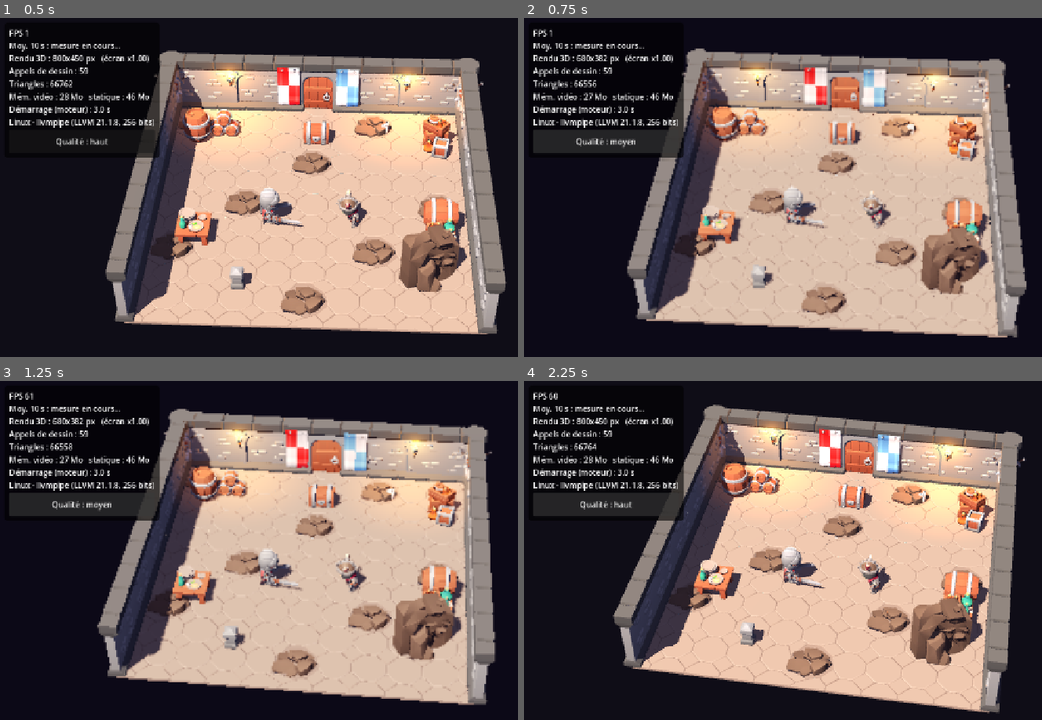
Above: before the commit, frames 1-4 (two rows, left to right).
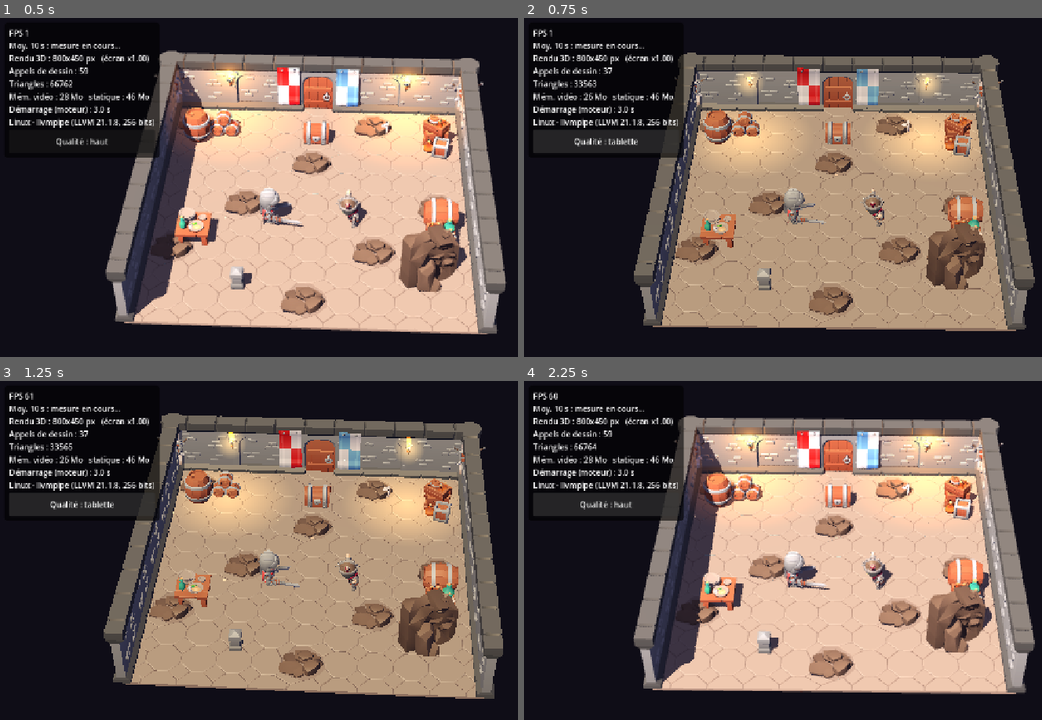
Above: after the commit, the same moments.

Repository: ebrangerieau/Aldoria
Game: Godot game, scene res://scenes/calibration/calibration.tscn
Two runs of this game, one before a commit and one after it. Both use one fixed random seed, a clock stepped at 60 frames per second and the inputs below.
Inputs:
- Up to frame 1 (0.5 s): no input
- Up to frame 2 (0.75 s): click "Qualité : haut" at 0.5 s
- Up to frame 3 (1.25 s): no input
- Up to frame 4 (2.25 s): click "Qualité : moyen" (after the commit: "Qualité : tablette") at 1.25 s; click "Qualité : bas" at 2 s

Frame 1 is identical in both runs. In frame 2, 53% of the frame differs, in the area x 9-99%, y 9-95%; in frame 3, 53%; in frame 4, 32%.

Commit message:
Profil tablette retenu et clôture de la phase 0
Mesures tablette (Android 10, Chrome 138) : seul le réglage « fausses lumières
+ éclairage par sommet, sans ombres » tient 30 fps à pleine résolution.

- Quality : profils haut / tablette / bas ; tablette par défaut sur mobile ;
  résolution 3D dynamique (jusqu'à 65 % sous 27 fps) ; options d'URL mises en cache
- MobileLighting : fausses lumières et éclairage par sommet réutilisables
- Scène d'étalonnage : lit Quality.settings() et se reconstruit si besoin
- Tests GUT : MobileLighting et Quality
- Docs : mesures et décision (perf-log), conventions (CLAUDE.md), phase 0 terminée

Co-Authored-By: Claude Opus 5.5 <noreply@anthropic.com>

Diff:
--- a/game/autoload/quality.gd
+++ b/game/autoload/quality.gd
@@ -1,53 +1,106 @@
 extends Node
-## Profils de qualité graphique (IMPLEMENTATION_PLAN §1.2 : profil « tablette »).
-## Les scènes écoutent `changed` pour régler ombres, particules, etc.
-## Sur le web, `?quality=haut|moyen|bas` dans l'URL force un profil.
+## Profils de qualité graphique, calés sur les mesures tablette du 2026-10-10
+## (docs/perf-log.md) : sur la tablette (Android 10, Chrome 138), seules les
+## fausses lumières + l'éclairage par sommet tiennent 30 fps à pleine résolution.
+##
+## Sur le web, `?quality=haut|tablette|bas` force un profil. Options de diagnostic :
+## `?scale=0.5`, `?shadows=0`, `?particles=0`, `?lights=fake|real|0`, `?vertex=0|1`.
+##
+## Les réglages « structurels » (lumières, éclairage par sommet) se lisent à la
+## construction d'une scène : après un changement, la scène doit être rechargée
+## (voir `needs_rebuild`).
 
 signal changed(profile: StringName)
 
 const PROFILES := {
+	# PC familial : vraies lumières, ombres, éclairage par pixel.
 	&"haut": {
 		"scale_3d": 1.0,
 		"msaa": Viewport.MSAA_2X,
 		"shadows": true,
 		"shadow_size": 2048,
 		"particle_ratio": 1.0,
+		"lights": "real",
+		"vertex_shading": false,
+		"min_dynamic_scale": 1.0,
 	},
-	&"moyen": {
-		"scale_3d": 0.85,
+	# Tablette : réglage « D » des mesures (30 fps, pleine résolution).
+	# La résolution 3D baisse seule jusqu'à 65 % si une scène fait chuter les fps.
+	&"tablette": {
+		"scale_3d": 1.0,
 		"msaa": Viewport.MSAA_DISABLED,
-		"shadows": true,
-		"shadow_size": 1024,
+		"shadows": false,
+		"shadow_size": 512,
 		"particle_ratio": 0.6,
+		"lights": "fake",
+		"vertex_shading": true,
+		"min_dynamic_scale": 0.65,
 	},
+	# Secours pour un appareil plus faible.
 	&"bas": {
-		"scale_3d": 0.75,
+		"scale_3d": 0.65,
 		"msaa": Viewport.MSAA_DISABLED,
 		"shadows": false,
 		"shadow_size": 512,
 		"particle_ratio": 0.3,
+		"lights": "fake",
+		"vertex_shading": true,
+		"min_dynamic_scale": 0.5,
 	},
 }
-const ORDER: Array[StringName] = [&"haut", &"moyen", &"bas"]
+const ORDER: Array[StringName] = [&"haut", &"tablette", &"bas"]
+const STRUCTURAL_KEYS: Array[String] = ["lights", "vertex_shading"]
+
+# Résolution dynamique : sous ce seuil (moyenne sur la fenêtre), on baisse d'un palier.
+const DYNAMIC_FPS_FLOOR := 27.0
+const DYNAMIC_WINDOW_S := 3.0
+const DYNAMIC_STEP := 0.15
 
 var current: StringName = &"haut"
+var _dynamic_scale := 1.0
+var _window_time := 0.0
+var _window_frames := 0
+var _options: Dictionary = {}
 
 
 func _ready() -> void:
 	apply(_initial_profile())
 
 
-## Réglages du profil courant, après les surcharges de diagnostic de l'URL
-## (`?scale=0.5`, `?shadows=0`, `?particles=0`).
+func _process(delta: float) -> void:
+	var p := settings()
+	if p.min_dynamic_scale >= p.scale_3d or _dynamic_scale <= p.min_dynamic_scale:
+		return
+	_window_time += delta
+	_window_frames += 1
+	if _window_time < DYNAMIC_WINDOW_S:
+		return
+	var fps := _window_frames / _window_time
+	_window_time = 0.0
+	_window_frames = 0
+	if fps < DYNAMIC_FPS_FLOOR:
+		_dynamic_scale = maxf(p.min_dynamic_scale, _dynamic_scale - DYNAMIC_STEP)
+		get_viewport().scaling_3d_scale = p.scale_3d * _dynamic_scale
+		print("[Aldoria/quality] %.1f fps : résolution 3D abaissée à %d %%" % [fps, roundi(p.scale_3d * _dynamic_scale * 100)])
+
+
+## Réglages du profil courant, après les surcharges de diagnostic de l'URL.
 func settings() -> Dictionary:
 	var p: Dictionary = PROFILES[current].duplicate()
 	var scale := option("scale")
 	if scale.is_valid_float():
 		p.scale_3d = clampf(scale.to_float(), 0.25, 1.0)
+		p.min_dynamic_scale = p.scale_3d # échelle imposée : pas d'ajustement auto
 	if option("shadows") == "0":
 		p.shadows = false
 	if option("particles") == "0":
 		p.particle_ratio = 0.0
+	var lights := option("lights")
+	if lights in ["real", "fake", "0"]:
+		p.lights = lights
+	var vertex := option("vertex")
+	if vertex in ["0", "1"]:
+		p.vertex_shading = vertex == "1"
 	return p
 
 
@@ -56,12 +109,23 @@
 		push_warning("Profil de qualité inconnu : %s" % profile)
 		return
 	current = profile
+	_dynamic_scale = 1.0
 	var p := settings()
 	var vp := get_viewport()
 	vp.scaling_3d_scale = p.scale_3d
 	vp.msaa_3d = p.msaa
 	RenderingServer.directional_shadow_atlas_set_size(p.shadow_size, true)
 	changed.emit(profile)
+
+
+## Vrai si une scène construite avec `built` doit être reconstruite pour refléter
+## les réglages actuels (lumières, éclairage par sommet).
+func needs_rebuild(built: Dictionary) -> bool:
+	var p := settings()
+	for key in STRUCTURAL_KEYS:
+		if built.get(key) != p[key]:
+			return true
+	return false
 
 
 func cycle() -> void:
@@ -74,25 +138,34 @@
 
 ## Option de test : `?nom=valeur` dans l'URL sur le web, `-- --nom=valeur` sur PC.
 func option(name: String, default := "") -> String:
+	if _options.is_empty():
+		_options = _read_options()
+	return _options.get(name, default)
+
+
+## Lu une seule fois : sur le web, chaque accès à `location` traverse le pont JavaScript.
+func _read_options() -> Dictionary:
+	var result := {"_read": "1"} # garantit un cache non vide
 	if OS.has_feature("web"):
 		# get_interface plutôt que eval : compatible avec la CSP stricte (TRD §8).
 		var search := str(JavaScriptBridge.get_interface("location").search)
 		for pair in search.trim_prefix("?").split("&", false):
 			var kv := pair.split("=", true, 1)
-			if kv[0].uri_decode() == name:
-				return kv[1].uri_decode() if kv.size() > 1 else "1"
-		return default
-	var prefix := "--%s=" % name
+			result[kv[0].uri_decode()] = kv[1].uri_decode() if kv.size() > 1 else "1"
+		return result
 	for arg in OS.get_cmdline_user_args():
-		if arg.begins_with(prefix):
-			return arg.trim_prefix(prefix)
-	return default
+		if arg.begins_with("--") and "=" in arg:
+			var kv := arg.trim_prefix("--").split("=", true, 1)
+			result[kv[0]] = kv[1]
+	return result
 
 
 func _initial_profile() -> StringName:
 	var forced := StringName(option("quality"))
+	if forced == &"moyen": # ancien nom, conservé pour les liens déjà notés
+		forced = &"tablette"
 	if PROFILES.has(forced):
 		return forced
 	if is_mobile_web() or OS.has_feature("mobile"):
-		return &"moyen"
+		return &"tablette"
 	return &"haut"
--- /dev/null
+++ b/game/core/rendering/mobile_lighting.gd
@@ -0,0 +1,73 @@
+class_name MobileLighting
+extends RefCounted
+## Éclairage économique pour la tablette (docs/perf-log.md, 2026-10-10).
+## Avec le renderer Compatibility, chaque OmniLight3D redessine tous les objets
+## qu'elle touche : sur la tablette, 2 torches coûtaient 19 -> 28 fps.
+## On les remplace par de fausses lumières, et on éclaire par sommet.
+
+
+## Passe en éclairage par sommet tous les matériaux sous `root`
+## (les matériaux sont dupliqués : la ressource importée n'est pas modifiée).
+static func apply_vertex_shading(root: Node) -> void:
+	for node in root.find_children("*", "MeshInstance3D", true, false):
+		var instance := node as MeshInstance3D
+		if instance.material_override is BaseMaterial3D:
+			var override_mat := (instance.material_override as BaseMaterial3D).duplicate() as BaseMaterial3D
+			override_mat.shading_mode = BaseMaterial3D.SHADING_MODE_PER_VERTEX
+			instance.material_override = override_mat
+			continue
+		for surface in instance.mesh.get_surface_count():
+			var source := instance.get_active_material(surface) as BaseMaterial3D
+			if source == null:
+				continue
+			var mat := source.duplicate() as BaseMaterial3D
+			mat.shading_mode = BaseMaterial3D.SHADING_MODE_PER_VERTEX
+			instance.set_surface_override_material(surface, mat)
+
+
+## Fausse lumière : halo additif face caméra autour de la source et flaque de
+## lumière au sol devant elle. Aucune passe de rendu supplémentaire.
+## À placer à la position de la source ; `height` = hauteur de la source au-dessus
+## du sol, `pool_offset` = décalage horizontal de la flaque (vers l'intérieur de la salle).
+static func make_fake_light(color: Color, height: float, pool_offset := Vector2(0, 2.5),
+		halo_size := 2.2, pool_size := 9.0) -> Node3D:
+	var root := Node3D.new()
+	root.name = "FakeLight"
+
+	var halo := MeshInstance3D.new()
+	halo.mesh = _glow_quad(halo_size, Color(color, 0.55), true)
+	halo.cast_shadow = GeometryInstance3D.SHADOW_CASTING_SETTING_OFF
+	root.add_child(halo)
+
+	var pool := MeshInstance3D.new()
+	pool.mesh = _glow_quad(pool_size, Color(color, 0.35), false)
+	pool.rotation_degrees.x = -90.0
+	pool.position = Vector3(pool_offset.x, -height + 0.06, pool_offset.y)
+	pool.cast_shadow = GeometryInstance3D.SHADOW_CASTING_SETTING_OFF
+	root.add_child(pool)
+	return root
+
+
+static func _glow_quad(size: float, color: Color, billboard: bool) -> QuadMesh:
+	var gradient := Gradient.new()
+	gradient.set_color(0, Color(1, 1, 1, 1))
+	gradient.set_color(1, Color(1, 1, 1, 0))
+	var texture := GradientTexture2D.new()
+	texture.gradient = gradient
+	texture.fill = GradientTexture2D.FILL_RADIAL
+	texture.fill_from = Vector2(0.5, 0.5)
+	texture.fill_to = Vector2(0.5, 0.0)
+	texture.width = 64
+	texture.height = 64
+	var mat := StandardMaterial3D.new()
+	mat.shading_mode = BaseMaterial3D.SHADING_MODE_UNSHADED
+	mat.transparency = BaseMaterial3D.TRANSPARENCY_ALPHA
+	mat.blend_mode = BaseMaterial3D.BLEND_MODE_ADD
+	mat.albedo_texture = texture
+	mat.albedo_color = color
+	if billboard:
+		mat.billboard_mode = BaseMaterial3D.BILLBOARD_ENABLED
+	var quad := QuadMesh.new()
+	quad.size = Vector2(size, size)
+	quad.material = mat
+	return quad
--- a/game/scenes/calibration/calibration.gd
+++ b/game/scenes/calibration/calibration.gd
@@ -28,13 +28,15 @@
 var _time := 0.0
 var _hero_anim: AnimationPlayer
 var _enemy_anim: AnimationPlayer
+var _built: Dictionary # réglages structurels utilisés pour construire la scène
 
 
 func _ready() -> void:
+	_built = Quality.settings()
 	_shared_material = StandardMaterial3D.new()
 	_shared_material.albedo_texture = load("res://assets/kaykit/dungeon/dungeon_texture.png")
 	_shared_material.roughness = 0.8
-	if _vertex_shading():
+	if _built.vertex_shading:
 		_shared_material.shading_mode = BaseMaterial3D.SHADING_MODE_PER_VERTEX
 
 	_static_root = Node3D.new()
@@ -131,14 +133,16 @@
 	hero.position = Vector3(-2.6, 0, 1.5)
 	hero.rotation_degrees.y = 90.0
 	add_child(hero)
-	_apply_vertex_shading(hero)
+	if _built.vertex_shading:
+		MobileLighting.apply_vertex_shading(hero)
 	_hero_anim = _setup_animation(hero, "Idle")
 
 	var enemy := _instance(CHARACTERS % "Skeleton_Warrior")
 	enemy.position = Vector3(2.6, 0, 1.5)
 	enemy.rotation_degrees.y = -90.0
 	add_child(enemy)
-	_apply_vertex_shading(enemy)
+	if _built.vertex_shading:
+		MobileLighting.apply_vertex_shading(enemy)
 	_enemy_anim = _setup_animation(enemy, "Idle_Combat")
 
 	# Échange de coups toutes les 4 s : représentatif d'un combat (animations + particules).
@@ -200,81 +204,19 @@
 
 
 func _exchange_blows() -> void:
-	if _hero_anim == null:
-		return
 	if _hero_anim and _hero_anim.has_animation("1H_Melee_Attack_Chop"):
 		_hero_anim.play("1H_Melee_Attack_Chop")
 	if _enemy_anim and _enemy_anim.has_animation("Hit_A"):
 		get_tree().create_timer(0.35).timeout.connect(func() -> void: _enemy_anim.play("Hit_A"))
 
 
-## Éclairage par sommet (?vertex=1) : bien moins coûteux en pixels, adapté au low-poly.
-func _vertex_shading() -> bool:
-	return Quality.option("vertex") == "1"
-
-
-func _apply_vertex_shading(root: Node) -> void:
-	if not _vertex_shading():
-		return
-	for node in root.find_children("*", "MeshInstance3D", true, false):
-		var instance := node as MeshInstance3D
-		for surface in instance.mesh.get_surface_count():
-			var source := instance.get_active_material(surface) as BaseMaterial3D
-			if source == null:
-				continue
-			var mat := source.duplicate() as BaseMaterial3D
-			mat.shading_mode = BaseMaterial3D.SHADING_MODE_PER_VERTEX
-			instance.set_surface_override_material(surface, mat)
-
-
-## Fausse lumière (?lights=fake) : halo additif près de la torche et flaque de lumière
-## au sol. Contrairement à un OmniLight3D, ne relance aucune passe de rendu de la salle
-## (le renderer Compatibility redessine chaque objet éclairé une fois par lumière).
-func _add_fake_light(pos: Vector3) -> void:
-	var halo := MeshInstance3D.new()
-	halo.mesh = _glow_quad(2.2, Color(1.0, 0.65, 0.3, 0.55), true)
-	halo.position = pos + Vector3(0, -0.2, 0.2)
-	halo.cast_shadow = GeometryInstance3D.SHADOW_CASTING_SETTING_OFF
-	add_child(halo)
-
-	var pool := MeshInstance3D.new()
-	pool.mesh = _glow_quad(9.0, Color(1.0, 0.6, 0.25, 0.35), false)
-	pool.rotation_degrees.x = -90.0
-	pool.position = Vector3(pos.x, 0.06, pos.z + 2.5)
-	pool.cast_shadow = GeometryInstance3D.SHADOW_CASTING_SETTING_OFF
-	add_child(pool)
-
-
-func _glow_quad(size: float, color: Color, billboard: bool) -> QuadMesh:
-	var gradient := Gradient.new()
-	gradient.set_color(0, Color(1, 1, 1, 1))
-	gradient.set_color(1, Color(1, 1, 1, 0))
-	var texture := GradientTexture2D.new()
-	texture.gradient = gradient
-	texture.fill = GradientTexture2D.FILL_RADIAL
-	texture.fill_from = Vector2(0.5, 0.5)
-	texture.fill_to = Vector2(0.5, 0.0)
-	texture.width = 64
-	texture.height = 64
-	var mat := StandardMaterial3D.new()
-	mat.shading_mode = BaseMaterial3D.SHADING_MODE_UNSHADED
-	mat.transparency = BaseMaterial3D.TRANSPARENCY_ALPHA
-	mat.blend_mode = BaseMaterial3D.BLEND_MODE_ADD
-	mat.albedo_texture = texture
-	mat.albedo_color = color
-	if billboard:
-		mat.billboard_mode = BaseMaterial3D.BILLBOARD_ENABLED
-	var quad := QuadMesh.new()
-	quad.size = Vector2(size, size)
-	quad.material = mat
-	return quad
-
-
 func _add_torch_light(pos: Vector3) -> void:
-	var lights := Quality.option("lights")
-	if lights == "fake":
-		_add_fake_light(pos)
-	elif lights != "0": # diagnostic : ?lights=0
+	if _built.lights == "fake":
+		var fake_pos := pos + Vector3(0, -0.2, 0.2)
+		var fake := MobileLighting.make_fake_light(Color(1.0, 0.62, 0.28), fake_pos.y)
+		fake.position = fake_pos
+		add_child(fake)
+	elif _built.lights == "real":
 		var light := OmniLight3D.new()
 		light.position = pos
 		light.light_color = Color(1.0, 0.6, 0.25)
@@ -333,6 +275,10 @@
 
 
 func _apply_quality(_profile: StringName) -> void:
+	if Quality.needs_rebuild(_built):
+		# Lumières et éclairage par sommet sont fixés à la construction.
+		get_tree().reload_current_scene.call_deferred()
+		return
 	var s := Quality.settings()
 	_sun.shadow_enabled = s.shadows
 	for i in _particles.size():
--- /dev/null
+++ b/game/tests/unit/test_mobile_lighting.gd
@@ -0,0 +1,48 @@
+extends GutTest
+
+
+func test_vertex_shading_on_override_material() -> void:
+	var root := Node3D.new()
+	add_child_autofree(root)
+	var instance := MeshInstance3D.new()
+	instance.mesh = BoxMesh.new()
+	var original := StandardMaterial3D.new()
+	instance.material_override = original
+	root.add_child(instance)
+
+	MobileLighting.apply_vertex_shading(root)
+
+	var mat := instance.material_override as BaseMaterial3D
+	assert_eq(mat.shading_mode, BaseMaterial3D.SHADING_MODE_PER_VERTEX)
+	assert_eq(original.shading_mode, BaseMaterial3D.SHADING_MODE_PER_PIXEL,
+		"la ressource d'origine ne doit pas être modifiée")
+
+
+func test_vertex_shading_on_surface_materials() -> void:
+	var root := Node3D.new()
+	add_child_autofree(root)
+	var instance := MeshInstance3D.new()
+	var box := BoxMesh.new()
+	box.material = StandardMaterial3D.new()
+	instance.mesh = box
+	root.add_child(instance)
+
+	MobileLighting.apply_vertex_shading(root)
+
+	var mat := instance.get_surface_override_material(0) as BaseMaterial3D
+	assert_not_null(mat)
+	assert_eq(mat.shading_mode, BaseMaterial3D.SHADING_MODE_PER_VERTEX)
+
+
+func test_fake_light_pool_sits_on_floor() -> void:
+	var light := MobileLighting.make_fake_light(Color.ORANGE, 2.8)
+	add_child_autofree(light)
+	light.position = Vector3(3, 2.8, -7)
+	var pool := light.get_child(1) as MeshInstance3D
+	assert_almost_eq(pool.global_position.y, 0.06, 0.001)
+
+
+func test_fake_light_adds_no_light_node() -> void:
+	var light := MobileLighting.make_fake_light(Color.ORANGE, 2.0)
+	add_child_autofree(light)
+	assert_eq(light.find_children("*", "Light3D", true, false).size(), 0)
--- /dev/null
+++ b/game/tests/unit/test_quality.gd
@@ -0,0 +1,35 @@
+extends GutTest
+
+
+func after_each() -> void:
+	Quality.apply(&"haut")
+
+
+func test_tablet_profile_matches_measured_setting() -> void:
+	# Réglage « D » mesuré à 30 fps sur la tablette le 2026-10-10.
+	var p: Dictionary = Quality.PROFILES[&"tablette"]
+	assert_eq(p.lights, "fake")
+	assert_true(p.vertex_shading)
+	assert_false(p.shadows)
+	assert_eq(p.scale_3d, 1.0)
+
+
+func test_no_profile_uses_real_lights_except_pc() -> void:
+	for name in Quality.PROFILES:
+		if name != &"haut":
+			assert_ne(Quality.PROFILES[name].lights, "real", "profil %s" % name)
+
+
+func test_needs_rebuild_when_structural_setting_changes() -> void:
+	Quality.apply(&"haut")
+	var built := Quality.settings()
+	assert_false(Quality.needs_rebuild(built))
+	Quality.apply(&"tablette")
+	assert_true(Quality.needs_rebuild(built))
+
+
+func test_switching_between_tablet_and_low_keeps_structure() -> void:
+	Quality.apply(&"tablette")
+	var built := Quality.settings()
+	Quality.apply(&"bas")
+	assert_false(Quality.needs_rebuild(built), "seule la résolution change")
Not shown, added: game/core/rendering/mobile_lighting.gd.uid
Not shown, added: game/tests/unit/test_mobile_lighting.gd.uid
Not shown, added: game/tests/unit/test_quality.gd.uid
Not shown, changed: CLAUDE.md
Not shown, changed: IMPLEMENTATION_PLAN.md
Not shown, changed: docs/perf-log.md
